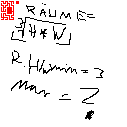
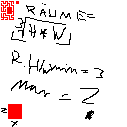
Layer changes from the first 127x127 image to the second:
painted on "Ebene 1" over <box>1,104,22,127</box>
